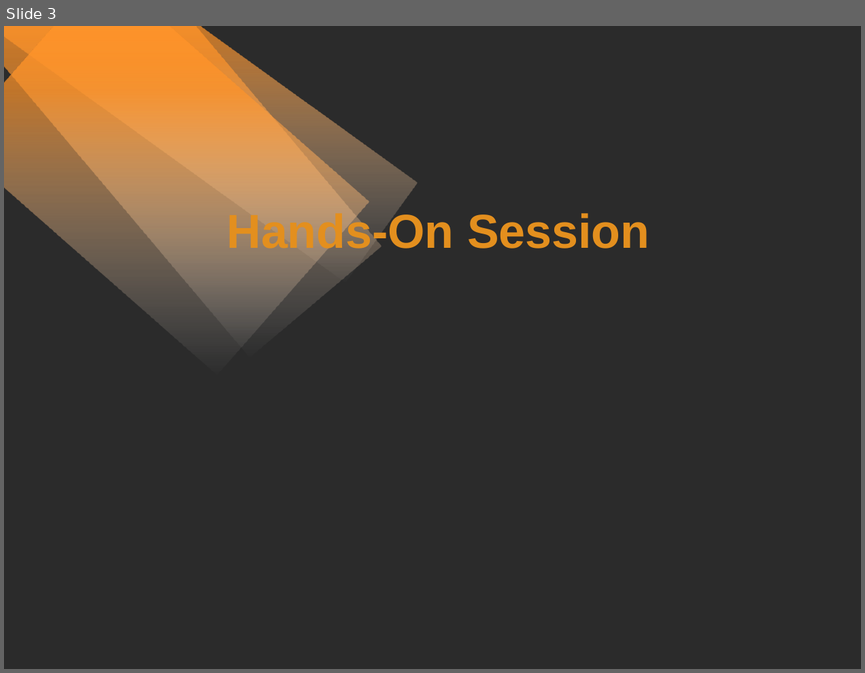
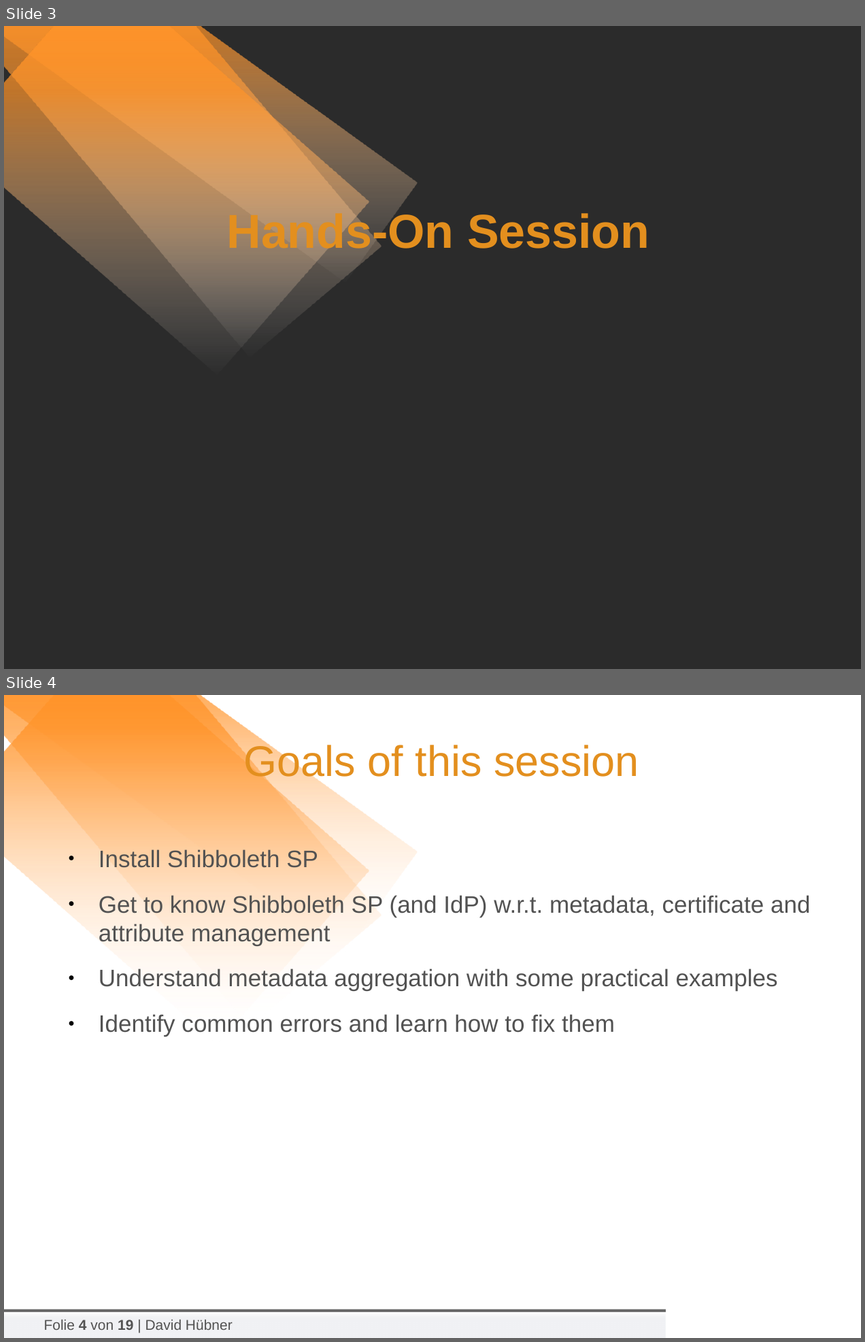
Before and after one commit to tiime2018/lab1, a slide deck: slides/2018-02-06_TIIME-Shibboleth-07-Hands-On.odp. Shown one above the other, each under a label of ours: slide 3 before the commit, slides 3 and 4 after it. The pictures are 865x673 and 865x1342 pixels, drawn with LibreOffice and Linux fonts; fonts in the diff are those of the drawing; background and template pictures are left out; a plain dark background stands for a picture behind light text. Boxes give left, top, right and bottom in pixels: in the first picture for what was removed or moved away, otherwise in the second. Text is boxed around its words. In the diff, an @@ line names an element or a change of style, - is before the commit and + after.

```diff
--- a/slides/2018-02-06_TIIME-Shibboleth-07-Hands-On.odp
+++ b/slides/2018-02-06_TIIME-Shibboleth-07-Hands-On.odp
@@ slide 4 added at (x1=4, y1=695, x2=861, y2=1338), background #FFFFFF; not listed: 3 template elements that a slide beside it also shows @@
@@ title added at (x1=244, y1=743, x2=639, y2=784), 36 pt, text #E38F1E @@
+Goals of this session
@@ text added at (x1=99, y1=849, x2=810, y2=1036), 20 pt, text #525252 @@
+● Install Shibboleth SP
+● Get to know Shibboleth SP (and IdP) w.r.t. metadata, certificate and attribute management
+● Understand metadata aggregation with some practical examples
+● Identify common errors and learn how to fix them
@@ rectangle added at (x1=4, y1=1309, x2=666, y2=1312), fill gradient #666666 @@
@@ rectangle added at (x1=4, y1=1311, x2=666, y2=1338), fill gradient #F1F2F5 @@
@@ rectangle added at (x1=5, y1=1312, x2=59, y2=1337), fill #FFFFFF, outline #FFFFFF 2.83 pt @@
@@ text added at (x1=44, y1=1319, x2=232, y2=1329), 12 pt, text #525252 @@
+Folie 4 von 19 | David Hübner
```
Also in this commit, not shown: 5 slides changed.
